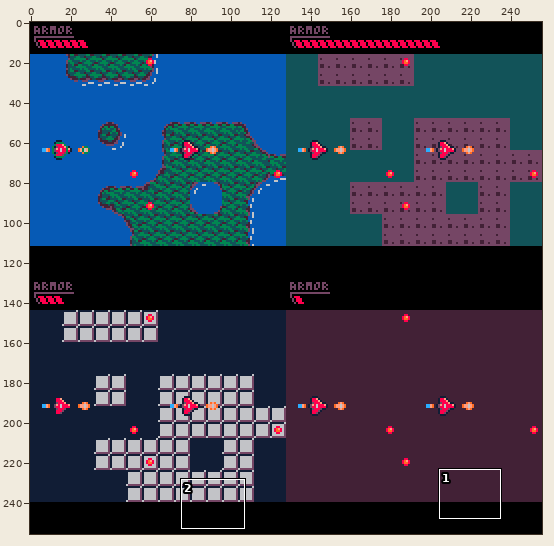
One commit to this pixel-art file: design/design.aseprite. Above, an overview of the earlier version with the close-up marked.
Close-up. First the earlier version:
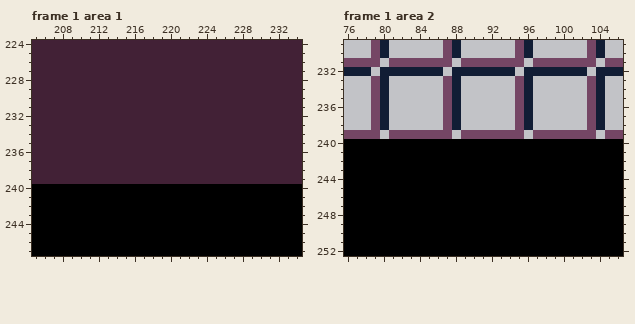
256x256 pixels, 128 frames. Shown: frame 1 area 1: x 205..234, y 224..247; frame 1 area 2: x 76..106, y 229..252. The commit also changed other frames or places, which this record leaves out.
The same view after the edit:
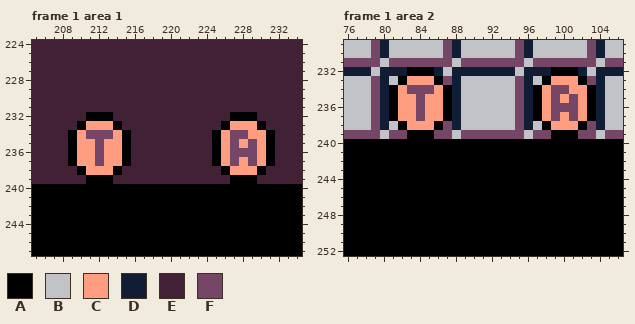
Palette (. is transparent): A #000000  B #c2c3c7  C #ff9d81  D #111d35  E #422136  F #754665
Commit message: draw and move initial powerups (but no pickup yet)
What changed:
layer "powerups" added
Frame 1 area 1, layer "powerups":
y 232: x 211..213 EEE -> AAA; x 227..229 EEE -> AAA
y 233: x 210..214 EEEEE -> ACCCA; x 226..230 EEEEE -> ACCCA
y 234: x 209..215 EEEEEEE -> ACFFFCA; x 225..231 EEEEEEE -> ACFFCCA
y 235: x 209..215 EEEEEEE -> ACCFCCA; x 225..231 EEEEEEE -> ACFCFCA
y 236: x 209..215 EEEEEEE -> ACCFCCA; x 225..231 EEEEEEE -> ACFFFCA
y 237: x 209..215 EEEEEEE -> ACCFCCA; x 225..231 EEEEEEE -> ACFCFCA
y 238: x 210..214 EEEEE -> ACCCA; x 226..230 EEEEE -> ACCCA
y 239: x 211..213 EEE -> AAA; x 227..229 EEE -> AAA
Frame 1 area 2, layer "powerups":
y 232: x 83..85 DDD -> AAA; x 99..101 DDD -> AAA
y 233: x 82..86 BBBBB -> ACCCA; x 98..102 BBBBB -> ACCCA
y 234: x 81..87 BBBBBBF -> ACFFFCA; x 97..103 BBBBBBF -> ACFFCCA
y 235: x 81..87 BBBBBBF -> ACCFCCA; x 97..103 BBBBBBF -> ACFCFCA
y 236: x 81..87 BBBBBBF -> ACCFCCA; x 97..103 BBBBBBF -> ACFFFCA
y 237: x 81..87 BBBBBBF -> ACCFCCA; x 97..103 BBBBBBF -> ACFCFCA
y 238: x 82..86 BBBBB -> ACCCA; x 98..102 BBBBB -> ACCCA
y 239: x 83..85 FFF -> AAA; x 99..101 FFF -> AAA
Pixel boxes of the changes (left, top, right, bottom) in both close-ups:
changed: (68, 112, 131, 184)
changed: (212, 112, 275, 184)
changed: (389, 67, 452, 139)
changed: (533, 67, 596, 139)
